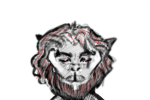
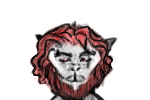
Layered file, before and after one edit (150×100). Changes by layer:
renamed "Calque 11" to "Calque 12", painted on it over 28, 22, 117, 100
